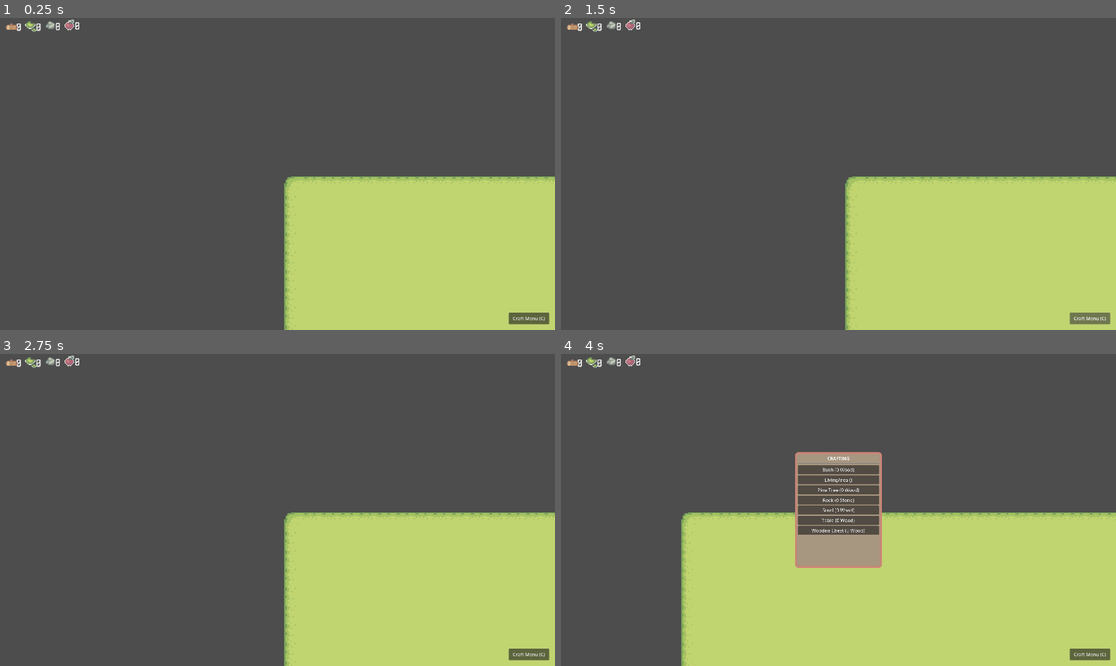
Above: before the commit, frames 1-4 (two rows, left to right).
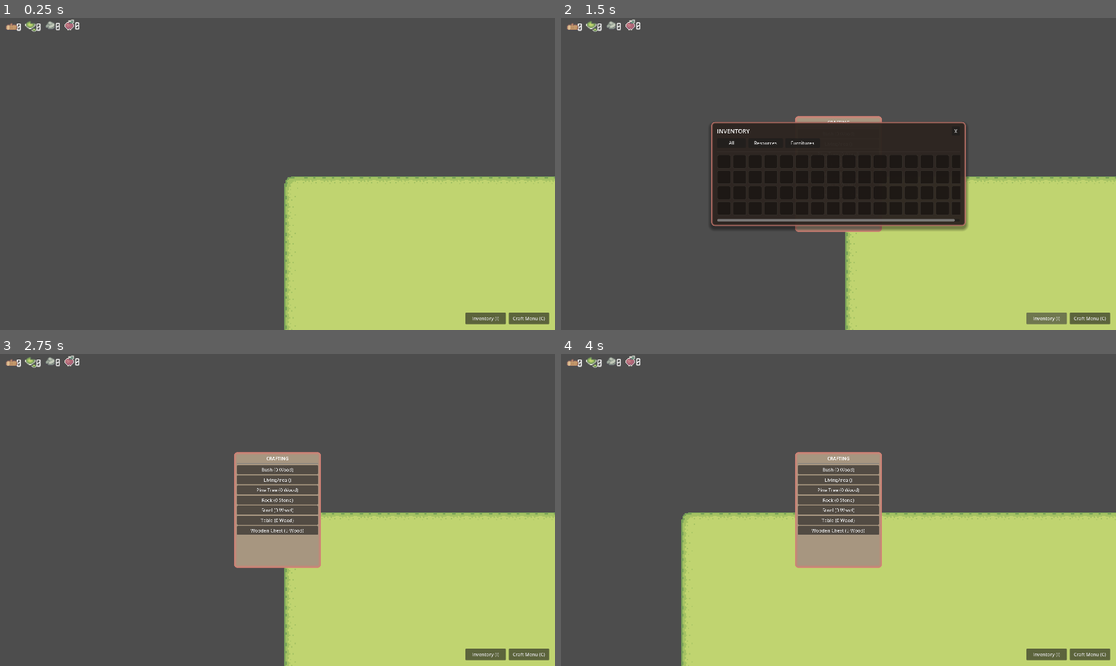
Above: after the commit, the same moments.

Repository: Cibelette/idydlle-New
Game: Godot game, scene res://Scenes/game.tscn
Two runs of this game, one before a commit and one after it. Both use one fixed random seed, a clock stepped at 60 frames per second and the inputs below.
Inputs (mouse positions are in pixels of both pictures, inside the frame that each line leads up to):
- Up to frame 1 (0.25 s): no input
- Up to frame 2 (1.5 s): click "Craft Menu (C)" at 0.5 s; click "Craft Menu (C)" (after the commit: "Inventory (I)") at 1.25 s
- Up to frame 3 (2.75 s): click (394, 466) at 2 s, where only the run after the commit has a clickable "X"
- Up to frame 4 (4 s): click (838, 469) at 2.75 s, where only the run after the commit has a clickable "Bush (0 Wood)"; move the mouse to (960, 494) at 3.52 s; hold D (move_right) from 3.53 s (still down); hold C (toggle_crafting) from 3.53 s (still down); click (960, 494) at 3.67 s

The runs differ from the first frame. In frame 1, 0.3% of the frame differs, in the area x 83-92%, y 94-99%; in frame 2, 16%, in the area x 26-92%, y 31-99%; in frame 3, 3.8%; in frame 4, 0.3%.

Commit message:
added inventory menu

Diff:
--- /dev/null
+++ b/Scenes/InventoryMenu.tscn
@@ -0,0 +1,126 @@
+[gd_scene load_steps=3 format=3 uid="uid://c7t6qnx3r5u1v"]
+
+[ext_resource type="Script" path="res://Scripts/InventoryMenu.gd" id="1_script"]
+
+[sub_resource type="StyleBoxFlat" id="StyleBoxFlat_inv"]
+bg_color = Color(0.180392, 0.14902, 0.129412, 0.941176)
+border_width_left = 6
+border_width_top = 6
+border_width_right = 6
+border_width_bottom = 6
+border_color = Color(0.839216, 0.5, 0.458824, 1)
+border_blend = true
+corner_radius_top_left = 12
+corner_radius_top_right = 12
+corner_radius_bottom_right = 12
+corner_radius_bottom_left = 12
+shadow_color = Color(0, 0, 0, 0.392157)
+shadow_size = 12
+shadow_offset = Vector2(0, 8)
+
+[node name="InventoryMenu" type="Control"]
+layout_mode = 3
+anchors_preset = 15
+anchor_right = 1.0
+anchor_bottom = 1.0
+grow_horizontal = 2
+grow_vertical = 2
+mouse_filter = 2
+script = ExtResource("1_script")
+
+[node name="OpenButton" type="Button" parent="."]
+layout_mode = 1
+anchors_preset = 3
+anchor_left = 1.0
+anchor_top = 1.0
+anchor_right = 1.0
+anchor_bottom = 1.0
+offset_left = -310.0
+offset_top = -60.0
+offset_right = -170.0
+offset_bottom = -20.0
+grow_horizontal = 0
+grow_vertical = 0
+text = "Inventory (I)"
+
+[node name="InventoryPanel" type="Panel" parent="."]
+layout_mode = 1
+anchors_preset = 8
+anchor_left = 0.5
+anchor_top = 0.5
+anchor_right = 0.5
+anchor_bottom = 0.5
+offset_left = -440.0
+offset_top = -180.0
+offset_right = 440.0
+offset_bottom = 180.0
+grow_horizontal = 2
+grow_vertical = 2
+theme_override_styles/panel = SubResource("StyleBoxFlat_inv")
+
+[node name="VBoxContainer" type="VBoxContainer" parent="InventoryPanel"]
+layout_mode = 1
+anchors_preset = 15
+anchor_right = 1.0
+anchor_bottom = 1.0
+offset_left = 20.0
+offset_top = 16.0
+offset_right = -20.0
+offset_bottom = -16.0
+grow_horizontal = 2
+grow_vertical = 2
+theme_override_constants/separation = 10
+
+[node name="Header" type="HBoxContainer" parent="InventoryPanel/VBoxContainer"]
+layout_mode = 2
+
+[node name="Title" type="Label" parent="InventoryPanel/VBoxContainer/Header"]
+layout_mode = 2
+theme_override_font_sizes/font_size = 20
+text = "INVENTORY"
+
+[node name="Spacer" type="Control" parent="InventoryPanel/VBoxContainer/Header"]
+layout_mode = 2
+size_flags_horizontal = 3
+
+[node name="CloseButton" type="Button" parent="InventoryPanel/VBoxContainer/Header"]
+custom_minimum_size = Vector2(28, 28)
+layout_mode = 2
+text = "X"
+
+[node name="TabButtons" type="HBoxContainer" parent="InventoryPanel/VBoxContainer"]
+layout_mode = 2
+theme_override_constants/separation = 8
+
+[node name="TabAll" type="Button" parent="InventoryPanel/VBoxContainer/TabButtons"]
+custom_minimum_size = Vector2(100, 32)
+layout_mode = 2
+text = "All"
+
+[node name="TabResources" type="Button" parent="InventoryPanel/VBoxContainer/TabButtons"]
+custom_minimum_size = Vector2(120, 32)
+layout_mode = 2
+text = "Resources"
+
+[node name="TabFurnitures" type="Button" parent="InventoryPanel/VBoxContainer/TabButtons"]
+custom_minimum_size = Vector2(120, 32)
+layout_mode = 2
+text = "Furnitures"
+
+[node name="HSeparator" type="HSeparator" parent="InventoryPanel/VBoxContainer"]
+layout_mode = 2
+
+[node name="ScrollContainer" type="ScrollContainer" parent="InventoryPanel/VBoxContainer"]
+layout_mode = 2
+size_flags_vertical = 3
+
+[node name="GridContainer" type="GridContainer" parent="InventoryPanel/VBoxContainer/ScrollContainer"]
+layout_mode = 2
+size_flags_horizontal = 3
+size_flags_vertical = 3
+theme_override_constants/h_separation = 6
+theme_override_constants/v_separation = 6
+columns = 16
+
+[connection signal="pressed" from="OpenButton" to="." method="toggle_menu"]
+[connection signal="pressed" from="InventoryPanel/VBoxContainer/Header/CloseButton" to="." method="_on_close_button_pressed"]
--- a/Scenes/game.tscn
+++ b/Scenes/game.tscn
@@ -5,6 +5,7 @@
 [ext_resource type="PackedScene" uid="uid://b5y1p60sjngof" path="res://Scenes/rts_camera.tscn" id="2_qxrlw"]
 [ext_resource type="PackedScene" uid="uid://pwqshwpwjb57" path="res://Scenes/resource_counter.tscn" id="6_i6g32"]
 [ext_resource type="PackedScene" uid="uid://cbnpygl4mn6ku" path="res://Scenes/CraftingMenu.tscn" id="7_craft_menu"]
+[ext_resource type="PackedScene" uid="uid://c7t6qnx3r5u1v" path="res://Scenes/InventoryMenu.tscn" id="8_inv_menu"]
 
 [sub_resource type="NavigationPolygon" id="NavigationPolygon_abc12"]
 vertices = PackedVector2Array(-8, -8, 8, -8, 8, 8, -8, 8)
@@ -123,6 +124,8 @@
 
 [node name="CraftingMenu" parent="CanvasLayer" unique_id=1219859033 instance=ExtResource("7_craft_menu")]
 
+[node name="InventoryMenu" parent="CanvasLayer" instance=ExtResource("8_inv_menu")]
+
 [node name="wood_count" parent="CanvasLayer" unique_id=1290331133 instance=ExtResource("6_i6g32")]
 offset_left = 39.0
 offset_top = 28.0
--- a/Scripts/CraftingMenu.gd
+++ b/Scripts/CraftingMenu.gd
@@ -72,27 +72,13 @@
 		# Spend all resources
 		ResourcesManager.spend_multiple(item_data.costs)
 
-		# Build scene path based on size, e.g., Furniture_1x1.tscn
-		var scene_path = "res://Scenes/Furniture_%dx%d.tscn" % [item_data.size.x, item_data.size.y]
+		# Add to player inventory
+		ResourcesManager.add_furniture(item_data, 1)
 
-		# Fallback to base furniture scene if specific size doesn't exist
-		var target_scene = base_furniture_scene
-		if item_data.custom_scene:
-			target_scene = item_data.custom_scene
-		elif ResourceLoader.exists(scene_path):
-			target_scene = load(scene_path)
+		# Emitting placeholder for compatibility if needed
+		# (We don't instantiate the scene here anymore, it's done when placing from inventory)
 
-		var new_item = target_scene.instantiate()
-		new_item.furniture_data = item_data
-
-		if "is_placed" in new_item:
-
-			new_item.is_placed = false
-
-		# Start placement through the manager
-		FurnitureManager.start_placement(new_item)
-
-		item_crafted.emit(new_item)
+		print("[Crafting] Crafted and added to inventory: ", item_data.name)
 		crafting_panel.visible = false
 	else:
 		print("Not enough resources to craft ", item_data.name)
--- a/Scripts/Furnitures/Furniture.gd
+++ b/Scripts/Furnitures/Furniture.gd
@@ -223,9 +223,38 @@
 	return null
 
 func _input_event(viewport: Node, event: InputEvent, shape_idx: int):
-	if is_placed and event is InputEventMouseButton and event.button_index == MOUSE_BUTTON_LEFT and event.pressed:
-		if furniture_data and furniture_data.furniture_type == Types.FurnitureType.STORAGE:
-			collect_inventory()
+	if is_placed and event is InputEventMouseButton and event.pressed:
+		if event.button_index == MOUSE_BUTTON_LEFT:
+			if furniture_data and furniture_data.furniture_type == Types.FurnitureType.STORAGE:
+				collect_inventory()
+		elif event.button_index == MOUSE_BUTTON_RIGHT:
+			pickup()
+
+func pickup():
+	if not is_placed: return
+
+	# If it's a storage, collect its contents first
+	if furniture_data and furniture_data.furniture_type == Types.FurnitureType.STORAGE:
+		collect_inventory()
+
+	# Remove from living area if inside one
+	if living_area and is_instance_valid(living_area):
+		if living_area.furniture_inside.has(self):
+			living_area.furniture_inside.erase(self)
+		living_area.update_all_chests_bubbles()
+		living_area.check_habitat_recipe()
+
+	# Remove from group and all_furniture
+	remove_from_group("furniture")
+	if FurnitureManager.all_furniture.has(self):
+		FurnitureManager.all_furniture.erase(self)
+
+	# Add back to player inventory
+	if furniture_data:
+		ResourcesManager.add_furniture(furniture_data, 1)
+
+	print("[Furniture] Picked up ", name, " into inventory.")
+	queue_free()
 
 func store_resource(type: Types.ResourceType, amount: int):
 	var inv = get_inventory()
--- a/Scripts/Furnitures/FurnitureManager.gd
+++ b/Scripts/Furnitures/FurnitureManager.gd
@@ -61,8 +61,15 @@
 
 func finalize_placement():
 	if current_placing_item.has_method("place"):
+		var f_data = null
+		if "furniture_data" in current_placing_item:
+			f_data = current_placing_item.furniture_data
+
 		current_placing_item.place()
 		all_furniture.append(current_placing_item)
+
+		if f_data:
+			ResourcesManager.spend_furniture(f_data, 1)
 
 		# Emit global signal for compatibility
 		Global.furniture_placed.emit(current_placing_item)
--- a/Scripts/Habitats/Habitat.gd
+++ b/Scripts/Habitats/Habitat.gd
@@ -29,3 +29,28 @@
 
 func spawn_creatures_clean_up():
 	spawned_creatures = spawned_creatures.filter(func(c): return is_instance_valid(c))
+
+func _process(_delta):
+	var valid_components = components.filter(func(c): return is_instance_valid(c) and c.is_placed)
+	if valid_components.size() < components.size():
+		dissolve()
+
+func dissolve():
+	print("[Habitat] Dissolving: ", data.habitat_name)
+
+	for c in components:
+		if is_instance_valid(c):
+			c.set_meta("habitat_parent", null)
+			c.modulate = Color(1.0, 1.0, 1.0)
+
+	for c in spawned_creatures:
+		if is_instance_valid(c):
+			c.queue_free()
+
+	if living_area and is_instance_valid(living_area):
+		living_area.set_habitat(null)
+
+	if HabitatManager.all_habitats.has(self):
+		HabitatManager.all_habitats.erase(self)
+
+	queue_free()
--- /dev/null
+++ b/Scripts/InventoryMenu.gd
@@ -0,0 +1,247 @@
+extends Control
+
+@onready var inventory_panel = $InventoryPanel
+@onready var grid_container = $InventoryPanel/VBoxContainer/ScrollContainer/GridContainer
+@onready var tab_all = $InventoryPanel/VBoxContainer/TabButtons/TabAll
+@onready var tab_resources = $InventoryPanel/VBoxContainer/TabButtons/TabResources
+@onready var tab_furnitures = $InventoryPanel/VBoxContainer/TabButtons/TabFurnitures
+
+# Preloads for base furniture scenes, similar to CraftingMenu.gd
+@export var base_furniture_scene: PackedScene = preload("res://Scenes/Furniture.tscn")
+
+var current_tab: String = "All" # "All", "Resources", "Furnitures"
+var slots: Array[Control] = []
+
+func _ready():
+	inventory_panel.visible = false
+
+	# Connect tab buttons
+	tab_all.pressed.connect(func(): set_tab("All"))
+	tab_resources.pressed.connect(func(): set_tab("Resources"))
+	tab_furnitures.pressed.connect(func(): set_tab("Furnitures"))
+
+	# Initialize 64 empty slots
+	_create_slots()
+
+	# Connect to ResourcesManager update signal
+	ResourcesManager.inventory_updated.connect(refresh_grid)
+
+	# Initial draw
+	refresh_grid()
+
+func _input(event):
+	if event.is_action_pressed("toggle_inventory"):
+		toggle_menu()
+
+func toggle_menu():
+	inventory_panel.visible = !inventory_panel.visible
+	if inventory_panel.visible:
+		refresh_grid()
+
+func set_tab(tab_name: String):
+	current_tab = tab_name
+	_update_tab_button_styles()
+	refresh_grid()
+
+func _update_tab_button_styles():
+	# Highlight the active tab button
+	var active_color = Color(1.0, 1.0, 1.0, 1.0)
+	var inactive_color = Color(0.7, 0.7, 0.7, 0.8)
+
+	tab_all.modulate = active_color if current_tab == "All" else inactive_color
+	tab_resources.modulate = active_color if current_tab == "Resources" else inactive_color
+	tab_furnitures.modulate = active_color if current_tab == "Furnitures" else inactive_color
+
+func _create_slots():
+	# Clear any placeholders
+	for child in grid_container.get_children():
+		child.queue_free()
+	slots.clear()
+
+	# Create 64 slots
+	for i in range(64):
+		var slot_panel = PanelContainer.new()
+		slot_panel.custom_minimum_size = Vector2(48, 48)
+
+		# Give it a nice clean StyleBoxFlat style
+		var style = StyleBoxFlat.new()
+		style.bg_color = Color(0.12, 0.10, 0.09, 0.85)
+		style.border_width_left = 2
+		style.border_width_top = 2
+		style.border_width_right = 2
+		style.border_width_bottom = 2
+		style.border_color = Color(0.25, 0.22, 0.20, 1.0)
+		style.corner_radius_top_left = 6
+		style.corner_radius_top_right = 6
+		style.corner_radius_bottom_right = 6
+		style.corner_radius_bottom_left = 6
+		slot_panel.add_theme_stylebox_override("panel", style)
+
+		# Center container to host the icon
+		var center_container = CenterContainer.new()
+		center_container.mouse_filter = Control.MOUSE_FILTER_IGNORE
+		slot_panel.add_child(center_container)
+
+		var texture_rect = TextureRect.new()
+		texture_rect.mouse_filter = Control.MOUSE_FILTER_IGNORE
+		texture_rect.custom_minimum_size = Vector2(32, 32)
+		texture_rect.expand_mode = TextureRect.EXPAND_IGNORE_SIZE
+		texture_rect.stretch_mode = TextureRect.STRETCH_KEEP_ASPECT_CENTERED
+		center_container.add_child(texture_rect)
+
+		# Control wrapper for the label in bottom right
+		var count_container = MarginContainer.new()
+		count_container.mouse_filter = Control.MOUSE_FILTER_IGNORE
+		count_container.add_theme_constant_override("margin_right", 4)
+		count_container.add_theme_constant_override("margin_bottom", 2)
+		slot_panel.add_child(count_container)
+
+		# Make it bottom-right aligned
+		var label = Label.new()
+		label.mouse_filter = Control.MOUSE_FILTER_IGNORE
+		label.horizontal_alignment = HORIZONTAL_ALIGNMENT_RIGHT
+		label.vertical_alignment = VERTICAL_ALIGNMENT_BOTTOM
+		# Small font size
+		label.add_theme_font_size_override("font_size", 12)
+
+		# Add shadow or outline to label for readability
+		label.add_theme_color_override("font_shadow_color", Color.BLACK)
+		label.add_theme_constant_override("shadow_outline_size", 3)
+
+		count_container.add_child(label)
+
+		grid_container.add_child(slot_panel)
+		slots.append(slot_panel)
+
+func refresh_grid():
+	if not is_inside_tree(): return
+
+	# Fetch inventory items based on current tab
+	var items_to_show = [] # Array of Dictionary: { "type": "resource"/"furniture", "data": Resource, "amount": int }
+
+	# 1. Add resources if not in "Furnitures" tab
+	if current_tab == "All" or current_tab == "Resources":
+		var resources = ResourcesManager.get_all_resources()
+		for res_type in resources:
+			var amount = resources[res_type]
+			if amount > 0:
+				var res_data = ResourcesManager.get_resource_data(res_type)
+				if res_data:
+					items_to_show.append({
+						"type": "resource",
+						"data": res_data,
+						"amount": amount
+					})
+
+	# 2. Add furnitures if not in "Resources" tab
+	if current_tab == "All" or current_tab == "Furnitures":
+		var furnitures = ResourcesManager.get_all_furniture()
+		for furn_data in furnitures:
+			var amount = furnitures[furn_data]
+			if amount > 0:
+				items_to_show.append({
+					"type": "furniture",
+					"data": furn_data,
+					"amount": amount
+				})
+
+	# Sort items to show (resources first, then furnitures, by name)
+	items_to_show.sort_custom(func(a, b):
+		if a.type != b.type:
+			return a.type == "resource" # resources first
+		return a.data.name.nocasecmp_to(b.data.name) < 0
+	)
+
+	# 3. Update the slots
+	for i in range(64):
+		var slot = slots[i]
+		var texture_rect = slot.get_child(0).get_child(0)
+		var label = slot.get_child(1).get_child(0)
+
+		# Disconnect any previous clicks
+		if slot.has_meta("click_callable"):
+			var prev_callable = slot.get_meta("click_callable")
+			if slot.gui_input.is_connected(prev_callable):
+				slot.gui_input.disconnect(prev_callable)
+			slot.remove_meta("click_callable")
+
+		if i < items_to_show.size():
+			var item = items_to_show[i]
+			slot.tooltip_text = "%s\nAmount: %d" % [item.data.name, item.amount]
+
+			# Set icon
+			if item.type == "resource":
+				texture_rect.texture = item.data.sprite
+			else:
+				texture_rect.texture = item.data.icon if item.data.icon else item.data.texture
+
+			texture_rect.show()
+
+			# Set count
+			label.text = str(item.amount)
+			label.show()
+
+			# Interactive border styling for occupied slots
+			var style = slot.get_theme_stylebox("panel").duplicate()
+			if item.type == "furniture":
+				# Give furniture a distinct border highlight (cozy terracotta/orange border)
+				style.border_color = Color(0.839, 0.500, 0.459, 1.0)
+				style.bg_color = Color(0.18, 0.14, 0.12, 0.9)
+			else:
+				# Resource border styling (cozy slate/beige border)
+				style.border_color = Color(0.50, 0.45, 0.40, 1.0)
+				style.bg_color = Color(0.14, 0.12, 0.11, 0.9)
+			slot.add_theme_stylebox_override("panel", style)
+
+			# Handle clicks for furniture placement
+			if item.type == "furniture":
+				var on_click = func(event):
+					if event is InputEventMouseButton and event.button_index == MOUSE_BUTTON_LEFT and event.pressed:
+						place_furniture_item(item.data)
+				slot.gui_input.connect(on_click)
+				slot.set_meta("click_callable", on_click)
+				slot.mouse_default_cursor_shape = Control.CURSOR_POINTING_HAND
+			else:
+				slot.mouse_default_cursor_shape = Control.CURSOR_ARROW
+		else:
+			# Empty slot
+			slot.tooltip_text = "Empty Slot"
+			texture_rect.texture = null
+			texture_rect.hide()
+			label.text = ""
+			label.hide()
+			slot.mouse_default_cursor_shape = Control.CURSOR_ARROW
+
+			# Dimmed border styling for empty slots
+			var style = slot.get_theme_stylebox("panel").duplicate()
+			style.border_color = Color(0.20, 0.18, 0.16, 1.0)
+			style.bg_color = Color(0.10, 0.08, 0.07, 0.8)
+			slot.add_theme_stylebox_override("panel", style)
+
+func place_furniture_item(item_data: FurnitureData):
+	print("[InventoryMenu] Placing furniture: ", item_data.name)
+
+	# Close the inventory menu
+	inventory_panel.visible = false
+
+	# Instantiate and place
+	var scene_path = "res://Scenes/Furniture_%dx%d.tscn" % [item_data.size.x, item_data.size.y]
+
+	# Fallback to base furniture scene if specific size doesn't exist
+	var target_scene = base_furniture_scene
+	if item_data.custom_scene:
+		target_scene = item_data.custom_scene
+	elif ResourceLoader.exists(scene_path):
+		target_scene = load(scene_path)
+
+	var new_item = target_scene.instantiate()
+	new_item.furniture_data = item_data
+
+	if "is_placed" in new_item:
+		new_item.is_placed = false
+
+	# Start placement through the manager
+	FurnitureManager.start_placement(new_item)
+
+func _on_close_button_pressed():
+	toggle_menu()
--- a/Scripts/Items/ResourcesManager.gd
+++ b/Scripts/Items/ResourcesManager.gd
@@ -7,9 +7,12 @@
 
 @export_dir var resources_dir: String = "res://Ressources/"
 @export var resource_definitions: Array[ResourceVisualData] = []
+@export var furniture_definitions: Array[FurnitureData] = []
 
 # Internal inventory state: { Types.ResourceType.WOOD: 10, Types.ResourceType.STONE: 5, ... }
 var inventory: Dictionary = {}
+# Internal furniture inventory state: { FurnitureData: amount }
+var furniture_inventory: Dictionary = {}
 
 func _ready():
 	_load_resource_definitions()
@@ -24,8 +27,10 @@
 		var res = load(file_path)
 		if res is ResourceVisualData:
 			resource_definitions.append(res)
+		elif res is FurnitureData:
+			furniture_definitions.append(res)
 
-	print("ResourcesManager: Loaded ", resource_definitions.size(), " resource definitions recursively.")
+	print("ResourcesManager: Loaded ", resource_definitions.size(), " resource definitions and ", furniture_definitions.size(), " furniture definitions recursively.")
 
 ## Ensures all defined resources are present in the inventory dictionary
 func _initialize_inventory():
@@ -124,3 +129,30 @@
 ## Returns the entire inventory dictionary
 func get_all_resources() -> Dictionary:
 	return inventory.duplicate()
+
+## Adds a furniture item to inventory
+func add_furniture(furniture_data: FurnitureData, amount: int = 1):
+	if not furniture_inventory.has(furniture_data):
+		furniture_inventory[furniture_data] = 0
+	furniture_inventory[furniture_data] += amount
+	print("ResourcesManager: Gained furniture ", furniture_data.name, "! Total: ", furniture_inventory[furniture_data])
+	inventory_updated.emit()
+
+## Spends/removes a furniture item from inventory
+func spend_furniture(furniture_data: FurnitureData, amount: int = 1) -> bool:
+	if has_furniture(furniture_data, amount):
+		furniture_inventory[furniture_data] -= amount
+		if furniture_inventory[furniture_data] <= 0:
+			furniture_inventory.erase(furniture_data)
+		print("ResourcesManager: Spent furniture ", furniture_data.name, "! Remaining: ", furniture_inventory.get(furniture_data, 0))
+		inventory_updated.emit()
+		return true
+	return false
+
+## Checks if the inventory has enough of a furniture item
+func has_furniture(furniture_data: FurnitureData, amount: int = 1) -> bool:
+	return furniture_inventory.get(furniture_data, 0) >= amount
+
+## Returns the entire furniture inventory dictionary
+func get_all_furniture() -> Dictionary:
+	return furniture_inventory.duplicate()
--- a/project.godot
+++ b/project.godot
@@ -69,6 +69,11 @@
 "events": [Object(InputEventKey,"resource_local_to_scene":false,"resource_name":"","device":-1,"window_id":0,"alt_press …(191 unchanged characters)…
 ]
 }
+toggle_inventory={
+"deadzone": 0.5,
+"events": [Object(InputEventKey,"resource_local_to_scene":false,"resource_name":"","device":-1,"window_id":0,"alt_pressed":false,"shift_pressed":false,"ctrl_pressed":false,"meta_pressed":false,"pressed":false,"keycode":0,"physical_keycode":73,"key_label":0,"unicode":105,"location":0,"echo":false,"script":null)
+]
+}
 
 [physics]
 
Not shown, added: Scripts/InventoryMenu.gd.uid
